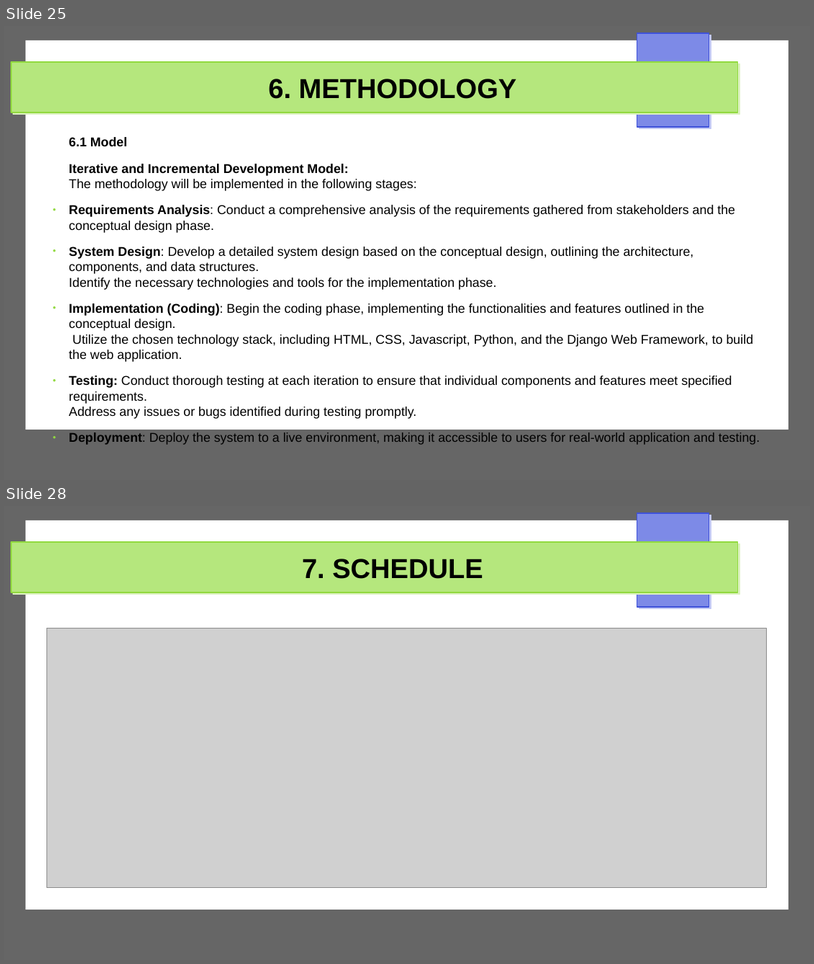
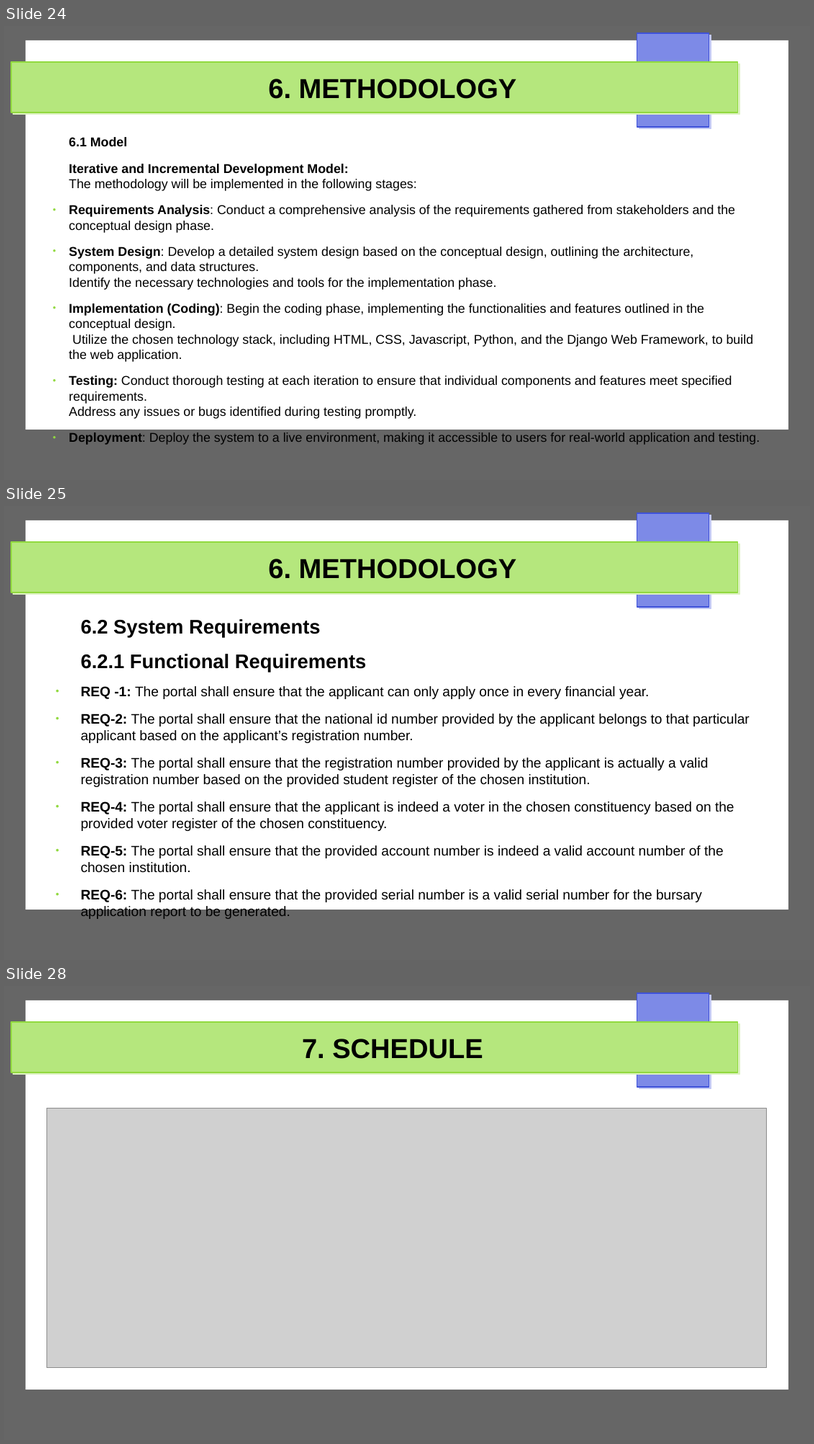
Before and after one commit to Michael-Otieno-Kasuku/Mashinani, a slide deck: docs/proposal/mashinani.pptx. Shown one above the other, each under a label of ours: slides 25 and 28 before the commit, slides 24, 25 and 28 after it; the slides between them are not shown. The pictures are 814x964 and 814x1444 pixels, drawn with LibreOffice and Linux fonts; fonts in the diff are those of the drawing; grey boxes stand for pictures. Boxes give left, top, right and bottom in pixels: in the first picture for what was removed or moved away, otherwise in the second. Text is boxed around its words. In the diff, an @@ line names an element or a change of style, - is before the commit and + after.

```diff
--- a/docs/proposal/mashinani.pptx
+++ b/docs/proposal/mashinani.pptx
@@ slide 25 added at bbox=[4, 506, 810, 960], background #FFFFFF; not listed: 4 template elements that a slide beside it also shows @@
@@ title added at bbox=[268, 559, 517, 579], 27 pt, text #000000, bold @@
+6. METHODOLOGY
@@ text added at bbox=[81, 619, 750, 902], 13.6 pt, text #000000 @@
+6.2 System Requirements
+6.2.1 Functional Requirements
+● REQ -1: The portal shall ensure that the applicant can only apply once in every financial year.
+● REQ-2: The portal shall ensure that the national id number provided by the applicant belongs to that particular applicant based on the applicant’s registration number.
+● REQ-3: The portal shall ensure that the registration number provided by the applicant is actually a valid registration number based on the provided student register of the chosen institution.
+● REQ-4: The portal shall ensure that the applicant is indeed a voter in the chosen constituency based on the provided voter register of the chosen constituency.
+● REQ-5: The portal shall ensure that the provided account number is indeed a valid account number of the chosen institution.
+● REQ-6: The portal shall ensure that the provided serial number is a valid serial number for the bursary application report to be generated.
@@ what was slide 25 is now slide 24 @@
```
Also in this commit, not shown: 10 slides changed, 3 other slides added, 4 slides removed, 3 other files.
